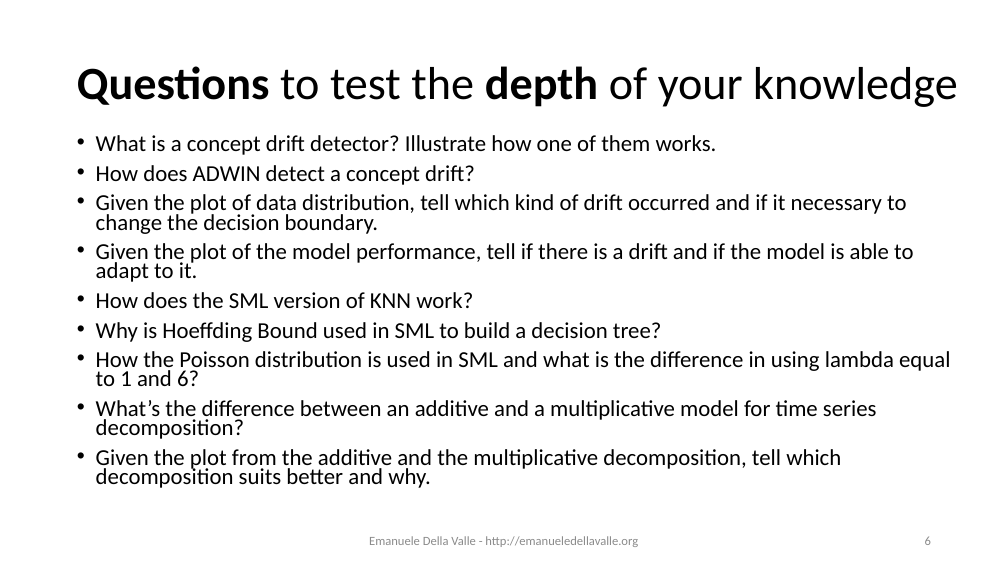
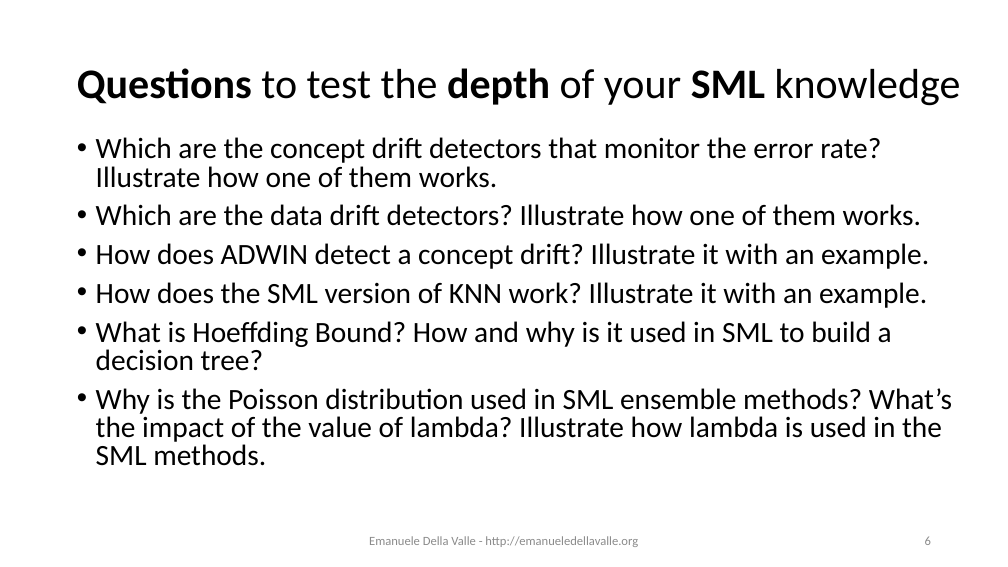
Before and after one commit to emanueledellavalle/streaming-data-analytics, a slide deck: slide 6 of lectures/14_SDS_exam-preview/14_Streaming-Data-Science_exam-preview.pptx. Drawn at 1008x567 pixels with LibreOffice and Linux fonts; fonts in the diff are those of the drawing. Boxes give left, top, right and bottom in pixels: in the first picture for what was removed or moved away, otherwise in the second. Text is boxed around its words. In the diff, an @@ line names an element or a change of style, - is before the commit and + after.

```diff
--- a/lectures/14_SDS_exam-preview/14_Streaming-Data-Science_exam-preview.pptx
+++ b/lectures/14_SDS_exam-preview/14_Streaming-Data-Science_exam-preview.pptx
@@ title at (x1=77, y1=68, x2=961, y2=106): text changed; size 44 to 40 pt @@
-Questions to test the depth of your knowledge
+Questions to test the depth of your SML knowledge
@@ text at (x1=96, y1=137, x2=952, y2=466): text changed; size 21.7 to 28 pt @@
-• What is a concept drift detector? Illustrate how one of them works.
-• How does ADWIN detect a concept drift?
-• Given the plot of data distribution, tell which kind of drift occurred and if it necessary to change the decision boundary.
-• Given the plot of the model performance, tell if there is a drift and if the model is able to adapt to it.
-• How does the SML version of KNN work?
-• Why is Hoeffding Bound used in SML to build a decision tree?
-• How the Poisson distribution is used in SML and what is the difference in using lambda equal to 1 and 6?
-• What’s the difference between an additive and a multiplicative model for time series decomposition?
-• Given the plot from the additive and the multiplicative decomposition, tell which decomposition suits better and why.
+• Which are the concept drift detectors that monitor the error rate? Illustrate how one of them works.
+• Which are the data drift detectors? Illustrate how one of them works.
+• How does ADWIN detect a concept drift? Illustrate it with an example.
+• How does the SML version of KNN work? Illustrate it with an example.
+• What is Hoeffding Bound? How and why is it used in SML to build a decision tree?
+• Why is the Poisson distribution used in SML ensemble methods? What’s the impact of the value of lambda? Illustrate how lambda is used in the SML methods.
```
Also in this commit, not shown: 10 other slides changed, 2 slides added.
